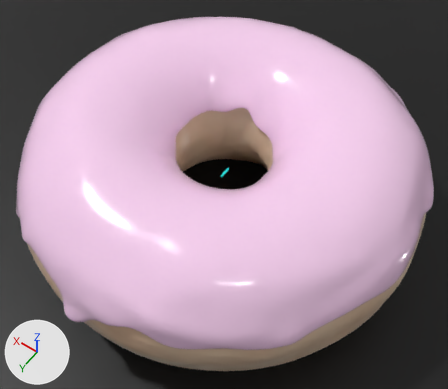
Two versions of the Blender file donut.blend, one commit apart.
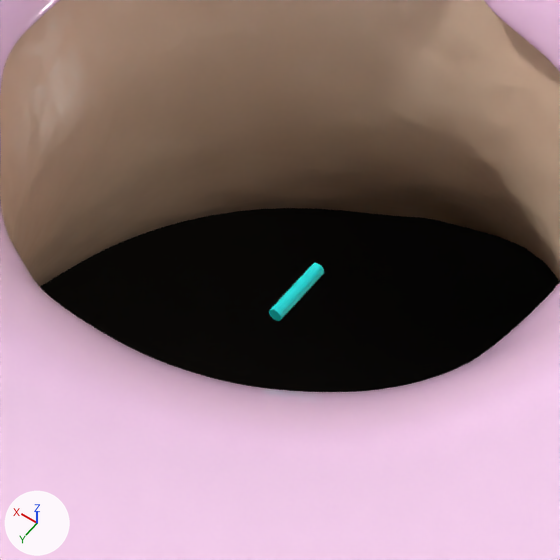
Old and new are each drawn whole from a camera (50 mm lens) standing at (-0.1894, 0.2661, 0.389) and looking at (-0.0086, 0.013, -0.0088) and again close up on the part from 39% to 60% of the width and 32% to 56% of the height. Lighting does not change. The marker at lower left points along +X, +Y and +Z.

Before the edit, the objects in view are built like this:
```python
me_cylinder_001 = bpy.data.meshes.new('Cylinder.001')
me_cylinder_001.from_pydata(...)  # a 32-sided cylinder along y spanning x -0.001..0.001, y -0.005..0.005, z -0.001..0.001
me_cylinder_001.materials.append(mat_material)  # cyan #12eaea
me_plane = bpy.data.meshes.new('Plane')
me_plane.from_pydata([(-1.0, -1.0, 0.0), (1.0, -1.0, 0.0), (-1.0, 1.0, 0.0), (1.0, 1.0, 0.0)], [], [(0, 1, 3, 2)])
me_plane.materials.append(mat_material_001)  # black #000000
me_torus_005 = bpy.data.meshes.new('Torus.005')
me_torus_005.from_pydata(...)  # 9748 vertices, 9734 faces, 8 loose edges; spans x -0.161..0.162, y -0.161..0.17, z -0.013..0.068
me_torus_005.polygons.foreach_set('use_smooth', [True] * 9734)
me_torus_005.materials.append(mat_glazing)  # white #fbd3f2
ob_glazing = bpy.data.objects.new('Glazing', me_torus_005)
ob_glazing.location = (0.0, 0.0, 0.0)
_m = ob_glazing.modifiers.new('Subdivision', 'SUBSURF')
ob_sprinkle = bpy.data.objects.new('Sprinkle', me_cylinder_001)
ob_sprinkle.location = (0.0, 0.0, 0.0)
ob_temp_plane = bpy.data.objects.new('TEMP_Plane', me_plane)
ob_temp_plane.location = (0.0, 0.0, -0.0645)
# also in view: 'Donut' at (0.0003, 0.0011, -0.0001)
```
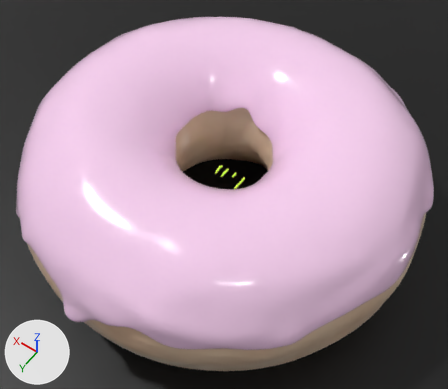
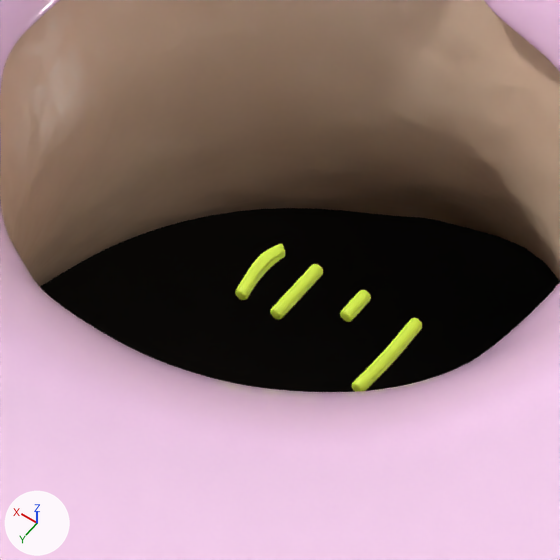
Location of each change, (x1, y1, x2, y2) in pixels of the close-ups (560 x 560 px):
```json
{"object": "Sprinkle.002", "change": "added", "after": [352, 318, 423, 392], "on screen": "green"}
{"object": "Sprinkle", "change": "no longer drawn", "before": [269, 263, 324, 321], "on screen": "cyan"}
{"object": "Sprinkle.005", "change": "added", "after": [235, 244, 285, 300], "on screen": "green"}
{"object": "Sprinkle.004", "change": "added", "after": [270, 264, 323, 320], "on screen": "green"}
{"object": "Sprinkle.003", "change": "added", "after": [340, 290, 371, 322], "on screen": "green"}
```

Edits to the scene script, one JSON object a line:
```json
{"op": "add", "block": "mat_sprinkle1", "code": ["mat_sprinkle1 = principled_material('Sprinkle1')", "mat_sprinkle1.base_color = (0.745, 1.0, 0.0782)  # green #e0ff4f"]}
{"block": "me_cylinder_001", "where": "# used by ob_sprinkle; location = (0.0, 0.0, 0.0)"}
{"op": "remove", "block": "me_cylinder_001", "code": "me_cylinder_001.from_pydata(...)  # 64 vertices, 34 faces; spans x -0.001..0.001, y -0.005..0.005, z -0.001..0.001"}
{"op": "remove", "block": "me_cylinder_001", "code": "me_cylinder_001.materials.append(mat_material)  # cyan #12eaea"}
{"op": "add", "block": "me_cylinder_001", "code": "me_cylinder_001.from_pydata(...)  # 0 vertices, 0 faces; spans empty"}
{"block": "me_cylinder_001", "change": "me_cylinder_001 part 1: the whole mesh is rebuilt"}
{"op": "add", "block": "me_cylinder_001", "code": "me_cylinder_001.materials.append(mat_sprinkle1)  # green #e0ff4f"}
{"op": "add", "block": "me_cylinder_005", "code": ["me_cylinder_005 = bpy.data.meshes.new('Cylinder.005')", "me_cylinder_005.from_pydata(...)  # 256 vertices, 226 faces; spans x 0.00478..0.00792, y -0.00556..0.005, z -0.001..0.0012", "me_cylinder_005.polygons.foreach_set('use_smooth', [True] * 226)", "me_cylinder_005.materials.append(mat_sprinkle1)  # green #e0ff4f"]}
{"op": "add", "block": "me_cylinder_004", "code": ["me_cylinder_004 = bpy.data.meshes.new('Cylinder.004')", "me_cylinder_004.from_pydata(...)  # 192 vertices, 162 faces; spans x -0.001..0.001, y -0.005..0.005, z -0.001..0.001", "me_cylinder_004.polygons.foreach_set('use_smooth', [True] * 162)", "me_cylinder_004.materials.append(mat_sprinkle1)  # green #e0ff4f"]}
{"op": "add", "block": "me_cylinder_003", "code": ["me_cylinder_003 = bpy.data.meshes.new('Cylinder.003')", "me_cylinder_003.from_pydata(...)  # 192 vertices, 162 faces; spans x -0.0088..-0.0068, y -0.005..-0.0001, z -0.001..0.001", "me_cylinder_003.polygons.foreach_set('use_smooth', [True] * 162)", "me_cylinder_003.materials.append(mat_sprinkle1)  # green #e0ff4f"]}
{"op": "add", "block": "me_cylinder_002", "code": ["me_cylinder_002 = bpy.data.meshes.new('Cylinder.002')", "me_cylinder_002.from_pydata(...)  # 224 vertices, 194 faces; spans x -0.00143..0.001, y -0.005..0.00902, z -0.001..0.001", "me_cylinder_002.polygons.foreach_set('use_smooth', [True] * 194)", "me_cylinder_002.materials.append(mat_sprinkle1)  # green #e0ff4f"]}
{"op": "add", "block": "ob_sprinkle", "code": "_m = ob_sprinkle.modifiers.new('Subdivision', 'SUBSURF')"}
{"op": "add", "block": "ob_sprinkle", "code": "_m.render_levels = 1"}
{"op": "add", "block": "ob_sprinkle_005", "code": ["ob_sprinkle_005 = bpy.data.objects.new('Sprinkle.005', me_cylinder_005)", "ob_sprinkle_005.location = (0.0, 0.0, 0.0)", "_m = ob_sprinkle_005.modifiers.new('Subdivision', 'SUBSURF')", "_m.render_levels = 1"]}
{"op": "add", "block": "ob_sprinkle_004", "code": ["ob_sprinkle_004 = bpy.data.objects.new('Sprinkle.004', me_cylinder_004)", "ob_sprinkle_004.location = (0.0, 0.0, 0.0)", "_m = ob_sprinkle_004.modifiers.new('Subdivision', 'SUBSURF')", "_m.render_levels = 1"]}
{"op": "add", "block": "ob_sprinkle_003", "code": ["ob_sprinkle_003 = bpy.data.objects.new('Sprinkle.003', me_cylinder_003)", "ob_sprinkle_003.location = (0.0, 0.0, 0.0)", "_m = ob_sprinkle_003.modifiers.new('Subdivision', 'SUBSURF')", "_m.render_levels = 1"]}
{"op": "add", "block": "ob_sprinkle_002", "code": ["ob_sprinkle_002 = bpy.data.objects.new('Sprinkle.002', me_cylinder_002)", "ob_sprinkle_002.location = (-0.0161, 0.0, 0.0)", "_m = ob_sprinkle_002.modifiers.new('Subdivision', 'SUBSURF')", "_m.render_levels = 1"]}
```
